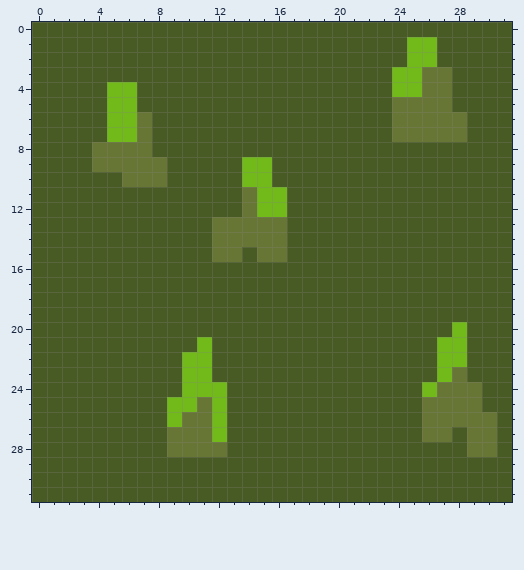
Two states of a pixel-art sprite, Assets/Terrain/Garden.png. Above, as it was before the edit.
The file is 32x32 pixels.
The result:
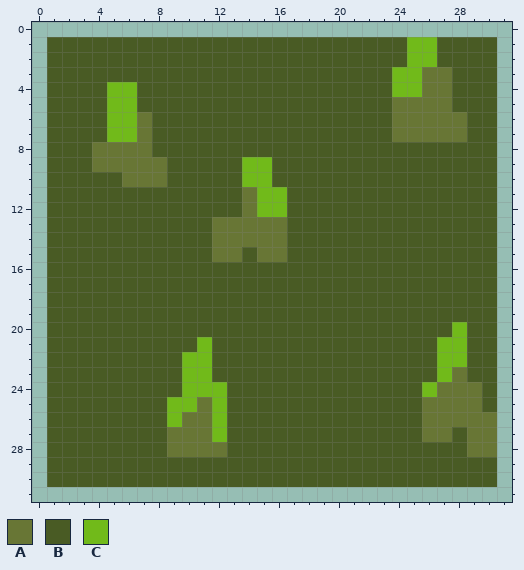
Palette (. is transparent): A #687635  B #495b24  C #71ba1a
From old to new:
@@ x 0..31 @@
- 0 BBBBBBBBBBBBBBBBBBBBBBBBBBBBBBBB
- 1 BBBBBBBBBBBBBBBBBBBBBBBBBCCBBBBB
- 2 BBBBBBBBBBBBBBBBBBBBBBBBBCCBBBBB
- 3 BBBBBBBBBBBBBBBBBBBBBBBBCCAABBBB
- 4 BBBBBCCBBBBBBBBBBBBBBBBBCCAABBBB
- 5 BBBBBCCBBBBBBBBBBBBBBBBBAAAABBBB
- 6 BBBBBCCABBBBBBBBBBBBBBBBAAAAABBB
- 7 BBBBBCCABBBBBBBBBBBBBBBBAAAAABBB
- 8 BBBBAAAABBBBBBBBBBBBBBBBBBBBBBBB
- 9 BBBBAAAAABBBBBCCBBBBBBBBBBBBBBBB
-10 BBBBBBAAABBBBBCCBBBBBBBBBBBBBBBB
-11 BBBBBBBBBBBBBBACCBBBBBBBBBBBBBBB
-12 BBBBBBBBBBBBBBACCBBBBBBBBBBBBBBB
-13 BBBBBBBBBBBBAAAAABBBBBBBBBBBBBBB
-14 BBBBBBBBBBBBAAAAABBBBBBBBBBBBBBB
-15 BBBBBBBBBBBBAABAABBBBBBBBBBBBBBB
-16 BBBBBBBBBBBBBBBBBBBBBBBBBBBBBBBB
-17 BBBBBBBBBBBBBBBBBBBBBBBBBBBBBBBB
-18 BBBBBBBBBBBBBBBBBBBBBBBBBBBBBBBB
-19 BBBBBBBBBBBBBBBBBBBBBBBBBBBBBBBB
-20 BBBBBBBBBBBBBBBBBBBBBBBBBBBBCBBB
-21 BBBBBBBBBBBCBBBBBBBBBBBBBBBCCBBB
-22 BBBBBBBBBBCCBBBBBBBBBBBBBBBCCBBB
-23 BBBBBBBBBBCCBBBBBBBBBBBBBBBCABBB
-24 BBBBBBBBBBCCCBBBBBBBBBBBBBCAAABB
-25 BBBBBBBBBCCACBBBBBBBBBBBBBAAAABB
-26 BBBBBBBBBCAACBBBBBBBBBBBBBAAAAAB
-27 BBBBBBBBBAAACBBBBBBBBBBBBBAABAAB
-28 BBBBBBBBBAAAABBBBBBBBBBBBBBBBAAB
-29 BBBBBBBBBBBBBBBBBBBBBBBBBBBBBBBB
-30 BBBBBBBBBBBBBBBBBBBBBBBBBBBBBBBB
-31 BBBBBBBBBBBBBBBBBBBBBBBBBBBBBBBB
+ 0 ................................
+ 1 .BBBBBBBBBBBBBBBBBBBBBBBBCCBBBB.
+ 2 .BBBBBBBBBBBBBBBBBBBBBBBBCCBBBB.
+ 3 .BBBBBBBBBBBBBBBBBBBBBBBCCAABBB.
+ 4 .BBBBCCBBBBBBBBBBBBBBBBBCCAABBB.
+ 5 .BBBBCCBBBBBBBBBBBBBBBBBAAAABBB.
+ 6 .BBBBCCABBBBBBBBBBBBBBBBAAAAABB.
+ 7 .BBBBCCABBBBBBBBBBBBBBBBAAAAABB.
+ 8 .BBBAAAABBBBBBBBBBBBBBBBBBBBBBB.
+ 9 .BBBAAAAABBBBBCCBBBBBBBBBBBBBBB.
+10 .BBBBBAAABBBBBCCBBBBBBBBBBBBBBB.
+11 .BBBBBBBBBBBBBACCBBBBBBBBBBBBBB.
+12 .BBBBBBBBBBBBBACCBBBBBBBBBBBBBB.
+13 .BBBBBBBBBBBAAAAABBBBBBBBBBBBBB.
+14 .BBBBBBBBBBBAAAAABBBBBBBBBBBBBB.
+15 .BBBBBBBBBBBAABAABBBBBBBBBBBBBB.
+16 .BBBBBBBBBBBBBBBBBBBBBBBBBBBBBB.
+17 .BBBBBBBBBBBBBBBBBBBBBBBBBBBBBB.
+18 .BBBBBBBBBBBBBBBBBBBBBBBBBBBBBB.
+19 .BBBBBBBBBBBBBBBBBBBBBBBBBBBBBB.
+20 .BBBBBBBBBBBBBBBBBBBBBBBBBBBCBB.
+21 .BBBBBBBBBBCBBBBBBBBBBBBBBBCCBB.
+22 .BBBBBBBBBCCBBBBBBBBBBBBBBBCCBB.
+23 .BBBBBBBBBCCBBBBBBBBBBBBBBBCABB.
+24 .BBBBBBBBBCCCBBBBBBBBBBBBBCAAAB.
+25 .BBBBBBBBCCACBBBBBBBBBBBBBAAAAB.
+26 .BBBBBBBBCAACBBBBBBBBBBBBBAAAAA.
+27 .BBBBBBBBAAACBBBBBBBBBBBBBAABAA.
+28 .BBBBBBBBAAAABBBBBBBBBBBBBBBBAA.
+29 .BBBBBBBBBBBBBBBBBBBBBBBBBBBBBB.
+30 .BBBBBBBBBBBBBBBBBBBBBBBBBBBBBB.
+31 ................................
